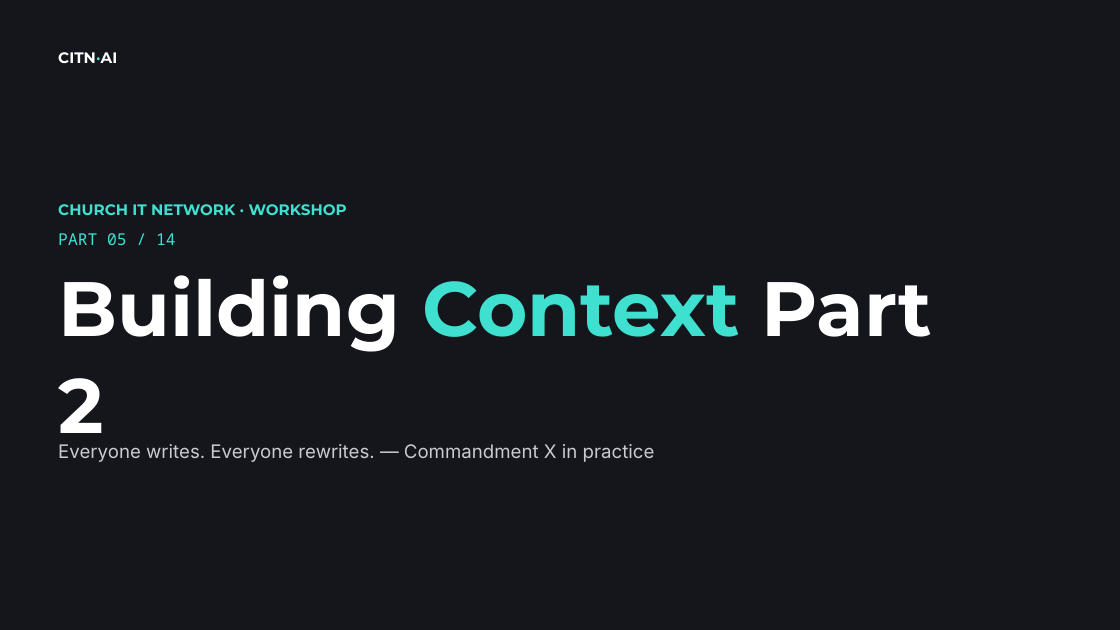
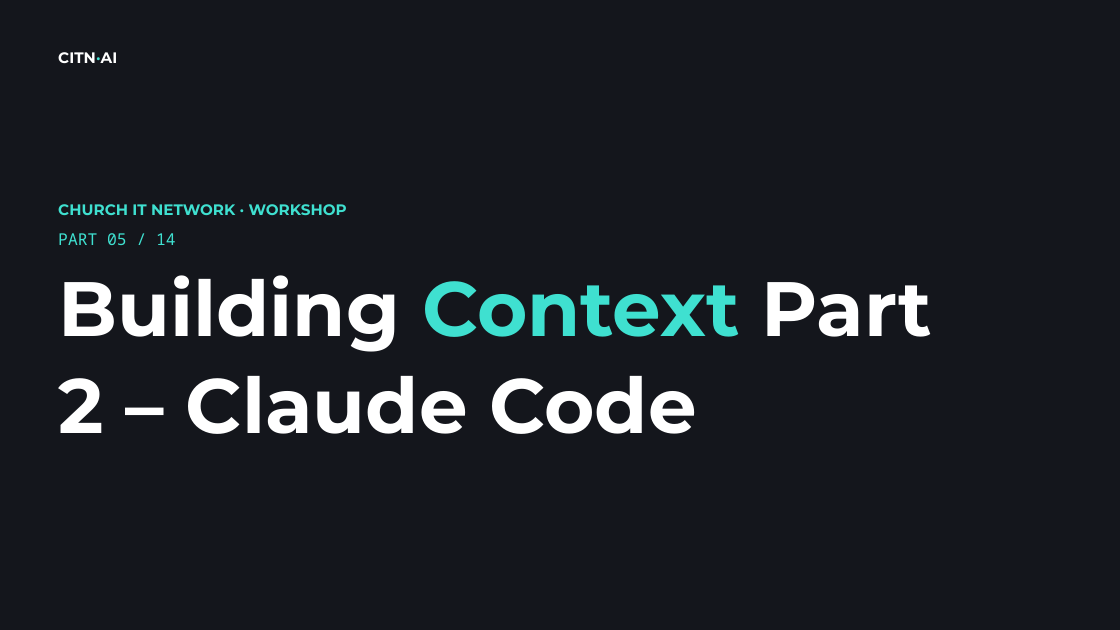
Before and after one commit to chriskehayias/ContextEngineering, a slide deck: slide 1 of schedule/05-building-context-part-2/05-building-context-part-2.pptx. Drawn at 1120x630 pixels with LibreOffice and Linux fonts; fonts in the diff are those of the drawing. Boxes give left, top, right and bottom in pixels: in the first picture for what was removed or moved away, otherwise in the second. Text is boxed around its words. In the diff, an @@ line names an element or a change of style, - is before the commit and + after.

```diff
--- a/schedule/05-building-context-part-2/05-building-context-part-2.pptx
+++ b/schedule/05-building-context-part-2/05-building-context-part-2.pptx
@@ text at (58,275,932,434): text changed @@
-Building Context Part 2
+Building Context Part 2 – Claude Code
@@ text removed at (58,444,655,462) @@
-Everyone writes. Everyone rewrites. — Commandment X in practice
```
Also in this commit, not shown: 1 other slide changed, 20 slides added, 9 slides removed, 4 other files.
